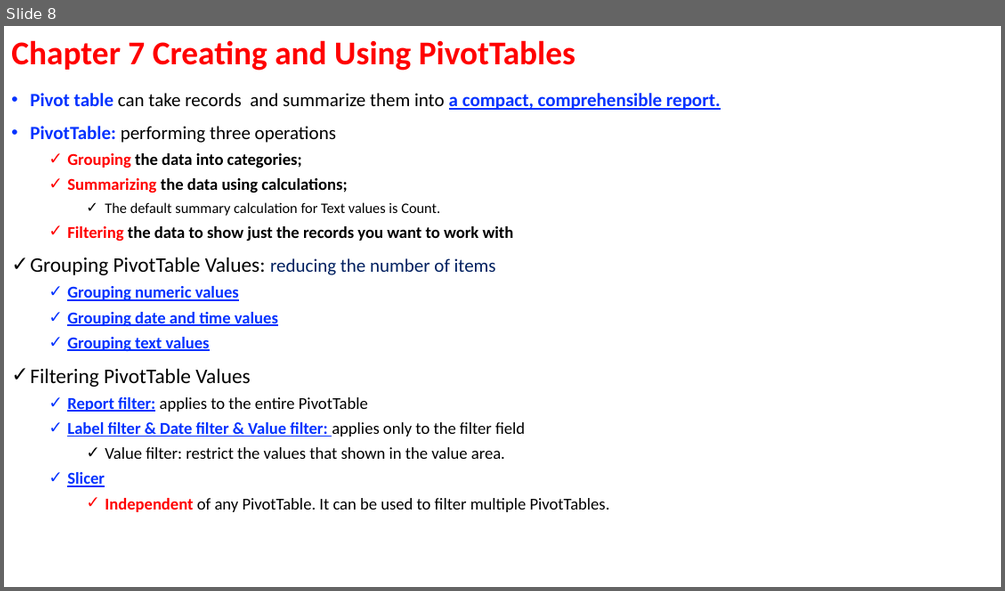
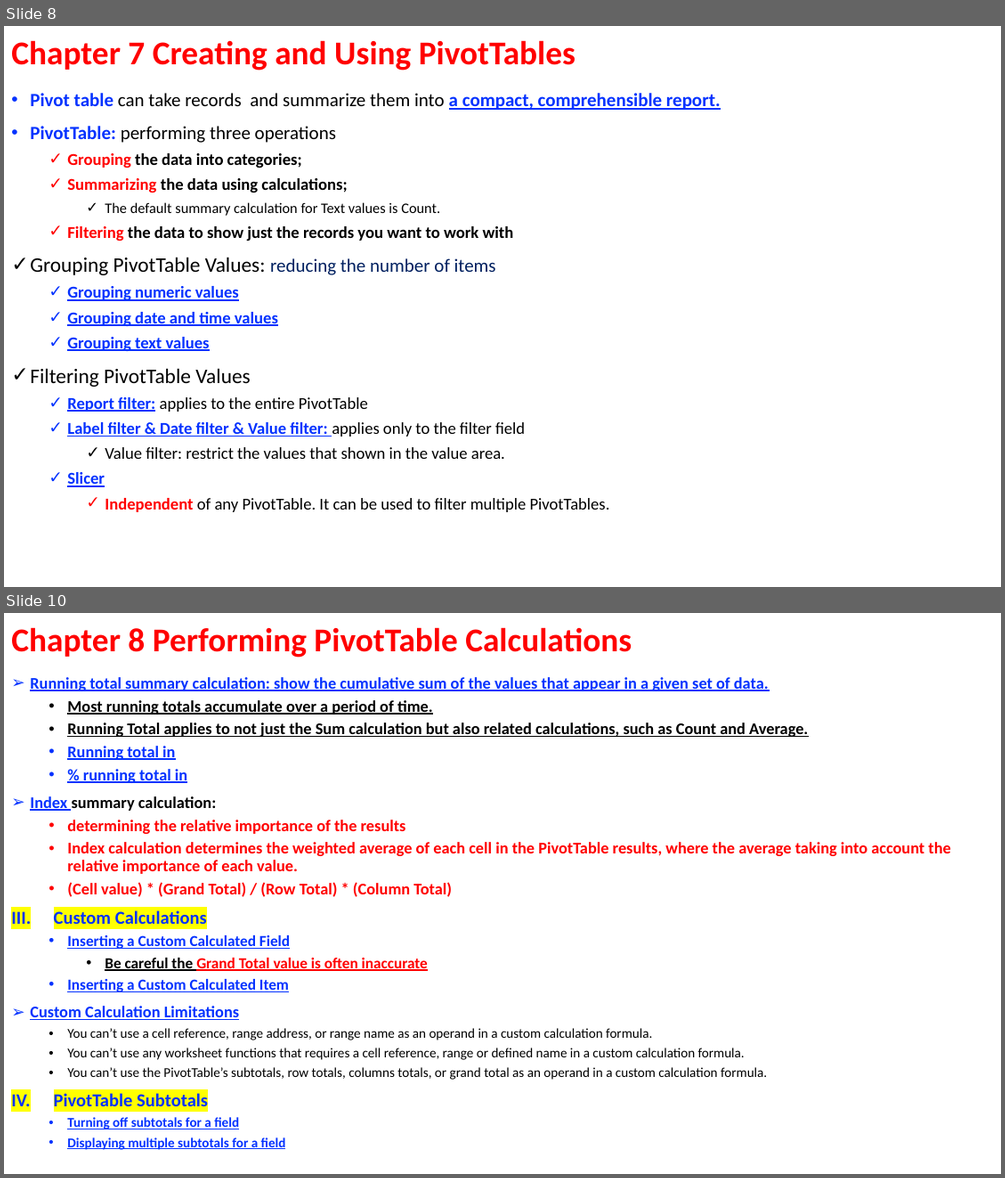
Before and after one commit to ArielMei/arielmei.github.io, a slide deck: EXCEL/ExcelDataAnalysisFD_Examples/Excel data analysis for dummies Outline.pptx. Shown one above the other, each under a label of ours: slide 8 before the commit, slides 8 and 10 after it; the slides between them are not shown. The pictures are 1005x591 and 1005x1178 pixels, drawn with LibreOffice and Linux fonts; fonts in the diff are those of the drawing. Boxes give left, top, right and bottom in pixels: in the first picture for what was removed or moved away, otherwise in the second. Text is boxed around its words. In the diff, an @@ line names an element or a change of style, - is before the commit and + after.

```diff
--- a/EXCEL/ExcelDataAnalysisFD_Examples/Excel data analysis for dummies Outline.pptx
+++ b/EXCEL/ExcelDataAnalysisFD_Examples/Excel data analysis for dummies Outline.pptx
@@ slide 10 added at (x1=4, y1=613, x2=1001, y2=1174), background #FFFFFF @@
@@ title added at (x1=11, y1=627, x2=631, y2=657), 32 pt, text #FF0000, bold @@
+Chapter 8 Performing PivotTable Calculations
@@ text added at (x1=30, y1=677, x2=950, y2=1150), 15.7 pt, text #000000, bold @@
+➢ Running total summary calculation: show the cumulative sum of the values that appear in a given set of data.
+  • Most running totals accumulate over a period of time.
+  • Running Total applies to not just the Sum calculation but also related calculations, such as Count and Average.
+  • Running total in
+  • % running total in
+➢ Index summary calculation:
+  • determining the relative importance of the results
+  • Index calculation determines the weighted average of each cell in the PivotTable results, where the average taking into account the relative importance of each value.
+  • (Cell value) * (Grand Total) / (Row Total) * (Column Total)
+III. Custom Calculations
+  • Inserting a Custom Calculated Field
+    • Be careful the Grand Total value is often inaccurate
+  • Inserting a Custom Calculated Item
+➢ Custom Calculation Limitations
+  • You can’t use a cell reference, range address, or range name as an operand in a custom calculation formula.
+  • You can’t use any worksheet functions that requires a cell reference, range or defined name in a custom calculation formula.
+  • You can’t use the PivotTable’s subtotals, row totals, columns totals, or grand total as an operand in a custom calculation formula.
+IV. PivotTable Subtotals
+  • Turning off subtotals for a field
+  • Displaying multiple subtotals for a field
```
Also in this commit, not shown: 1 slide changed, 2 other slides added, 7 other files.
